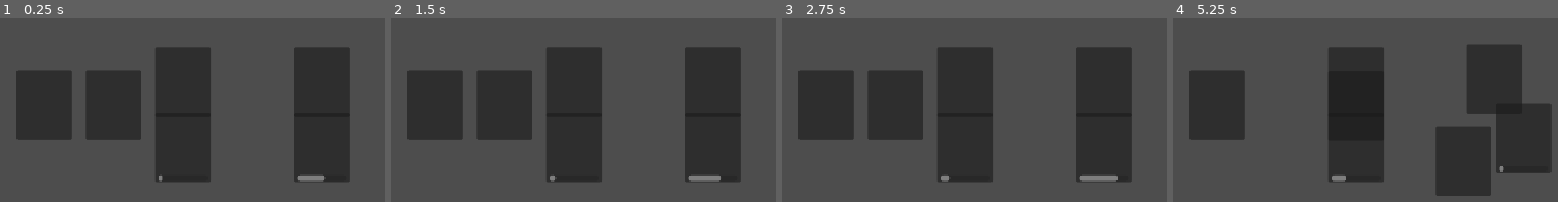
Above: before the commit, frames 1-4 (left to right).
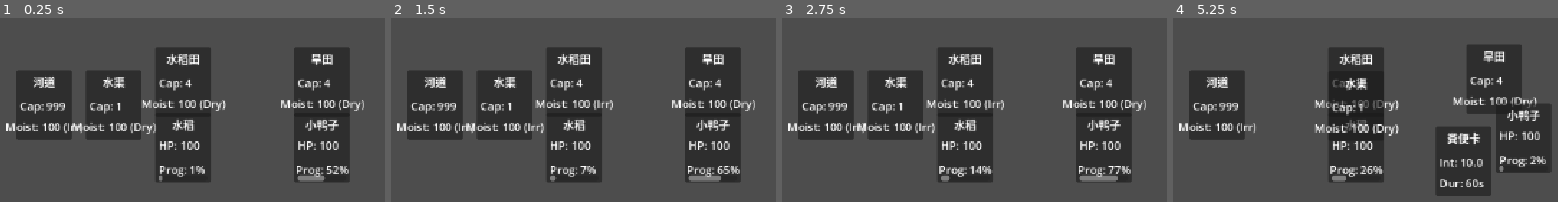
Above: after the commit, the same moments.

Repository: keonardo/StackFarming
Game: Godot game, scene res://main.tscn
Same seed, same stepped clock (60 frames per second), same inputs: the game is played once before the commit and once after it.
Inputs (mouse positions are in pixels of both pictures, inside the frame that each line leads up to):
- Up to frame 1 (0.25 s): no input
- Up to frame 2 (1.5 s): tap Enter at 0.5 s; move the mouse to (outside the picture) at 0.52 s; tap Q at 0.6 s; click (outside the picture) at 0.67 s; tap Space at 1.25 s; drag from (outside the picture) to (433, 104) at 1.27 s
- Up to frame 3 (2.75 s): move the mouse to (outside the picture) at 2.02 s; tap Shift at 2.1 s; click (outside the picture) at 2.17 s
- Up to frame 4 (5.25 s): tap Enter at 2.75, 3.6 s; drag from (outside the picture) to (1288, 104) at 2.77 s; move the mouse to (outside the picture) at 3.52 s; click (outside the picture) at 3.67 s; tap Space at 4.25 s; drag from (1273, 122) to (1392, 78) at 4.27 s; move the mouse to (1484, 152) at 5.02 s; tap Q at 5.1 s; click (1484, 152) at 5.17 s

The runs differ from the first frame. In frame 1, 6.5% of the frame differs, in the area x 1-95%, y 19-87%; in frame 2, 6.5%; in frame 3, 6.5%; in frame 4, 7.2%, in the area x 1-97%, y 17-92%.

Commit message:
Fix font: use autoload to load CJK font at runtime (bypasses Theme UID issue)

Diff:
--- /dev/null
+++ b/Scripts/global_theme.gd
@@ -0,0 +1,14 @@
+# global_theme.gd — autoload that sets CJK default font at startup
+extends Node
+
+func _ready() -> void:
+	# Load the CJK font and apply as the default theme font
+	var font_file = load("res://fonts/NotoSansSC-Regular.ttf")
+	if font_file:
+		var theme = Theme.new()
+		theme.default_font = font_file
+		theme.default_font_size = 13
+		get_tree().root.theme = theme
+		print("[GlobalTheme] CJK font loaded and applied.")
+	else:
+		printerr("[GlobalTheme] Failed to load CJK font!")
--- a/project.godot
+++ b/project.godot
@@ -21,6 +21,7 @@
 [autoload]
 
 MCPGameBridge="res://addons/godot_mcp/game_bridge/mcp_game_bridge.gd"
+GlobalTheme="res://Scripts/global_theme.gd"
 
 [display]
 
@@ -28,10 +29,6 @@
 window/size/viewport_height=648
 window/stretch/mode="canvas_items"
 window/stretch/aspect="expand"
-
-[gui]
-
-theme/custom="res://themes/default_theme.tres"
 
 [editor_plugins]
 
--- a/themes/default_theme.tres
+++ b/themes/default_theme.tres
@@ -1,7 +1,7 @@
-[gd_resource type="Theme" load_steps=2 format=3 uid="uid://cjk_theme_default"]
+[gd_resource type="Theme" load_steps=2 format=3]
 
-[ext_resource type="FontFile" path="res://fonts/NotoSansSC-Regular.ttf" id="1_font"]
+[ext_resource type="FontFile" path="res://fonts/NotoSansSC-Regular.ttf" id="1_noto"]
 
 [resource]
-default_font = ExtResource("1_font")
+default_font = ExtResource("1_noto")
 default_font_size = 13
